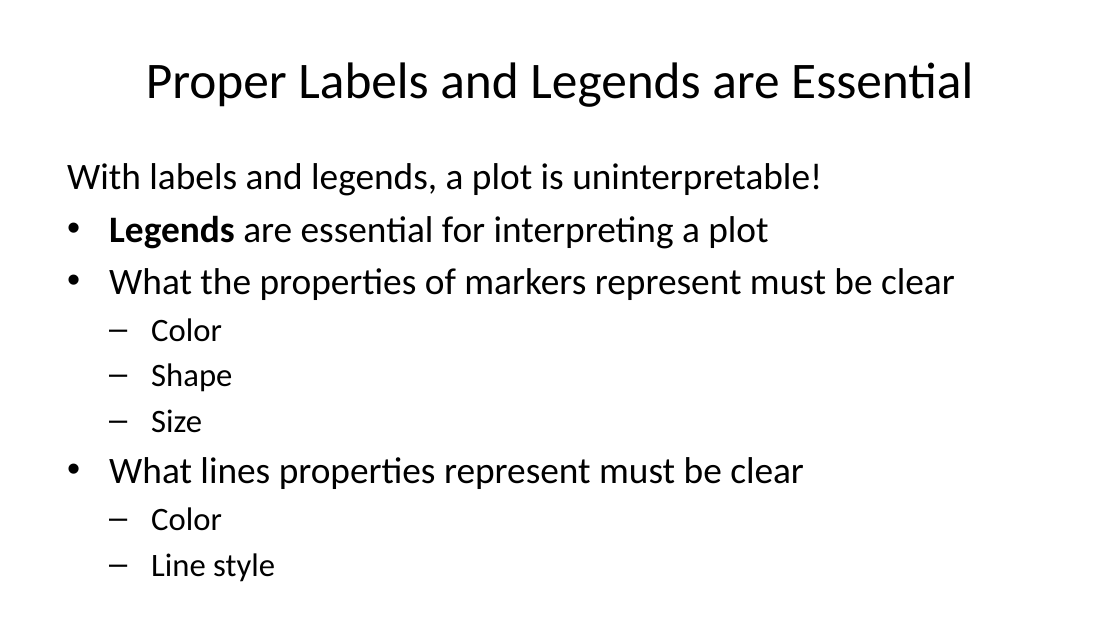
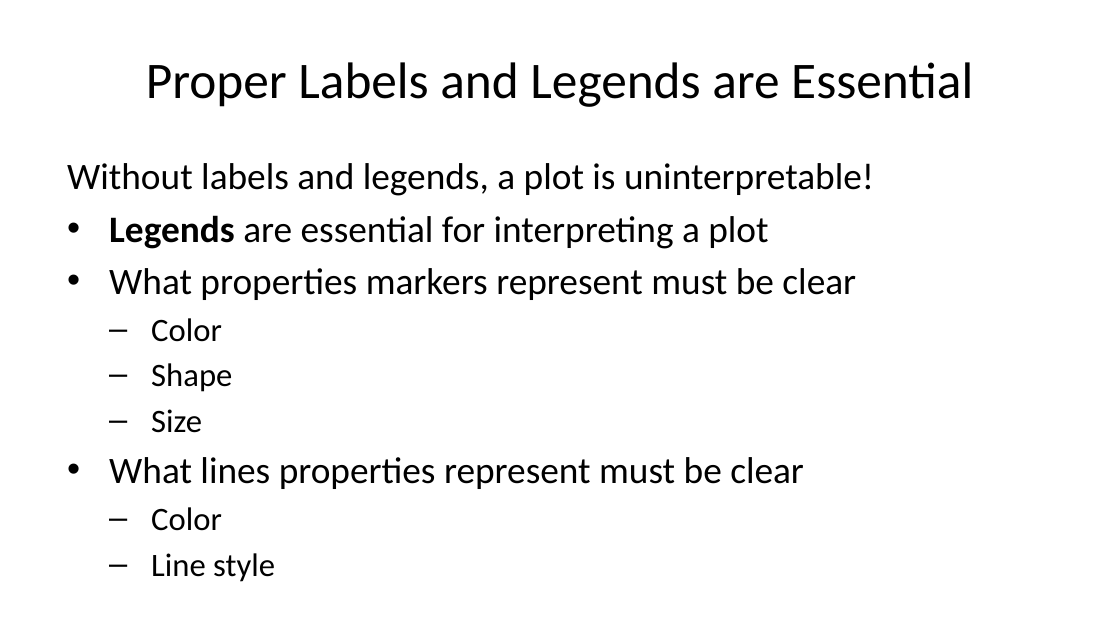
Before and after one commit to StephenElston/CSCI-E-83, a slide deck: slide 44 of LectureSlides/01_PreceptionForScientificVisualization.pptx. Drawn at 1120x630 pixels with LibreOffice and Linux fonts; fonts in the diff are those of the drawing. Boxes give left, top, right and bottom in pixels: in the first picture for what was removed or moved away, otherwise in the second. Text is boxed around its words. In the diff, an @@ line names an element or a change of style, - is before the commit and + after.

Commit message:
Corrected typos from lecture

```diff
--- a/LectureSlides/01_PreceptionForScientificVisualization.pptx
+++ b/LectureSlides/01_PreceptionForScientificVisualization.pptx
@@ text at [67,163,874,196]: text changed @@
-With labels and legends, a plot is uninterpretable!
+Without labels and legends, a plot is uninterpretable!
@@ text at [109,268,856,300]: text changed @@
-• What the properties of markers represent must be clear
+• What properties markers represent must be clear
```
Also in this commit, not shown: 4 other slides changed.
